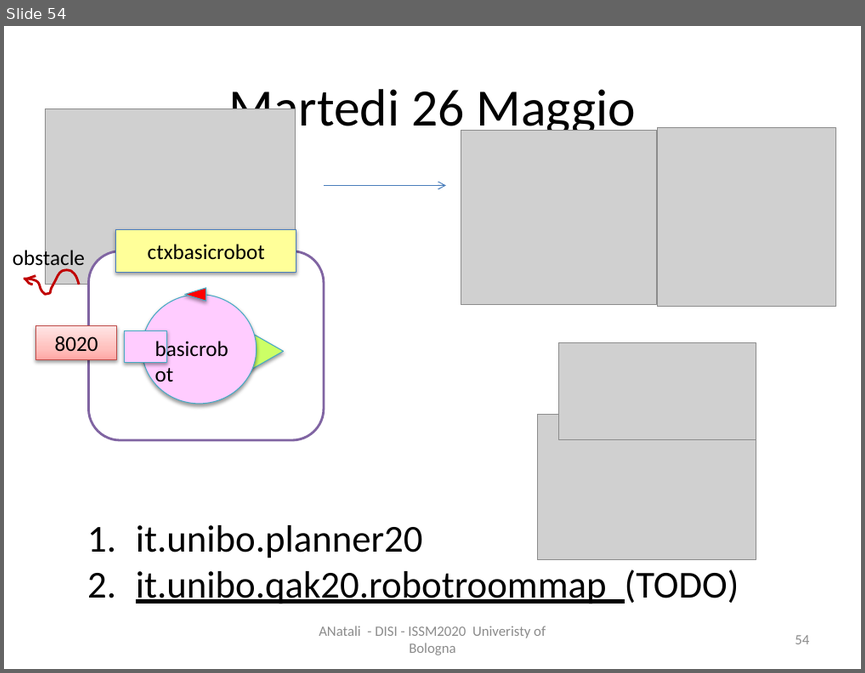
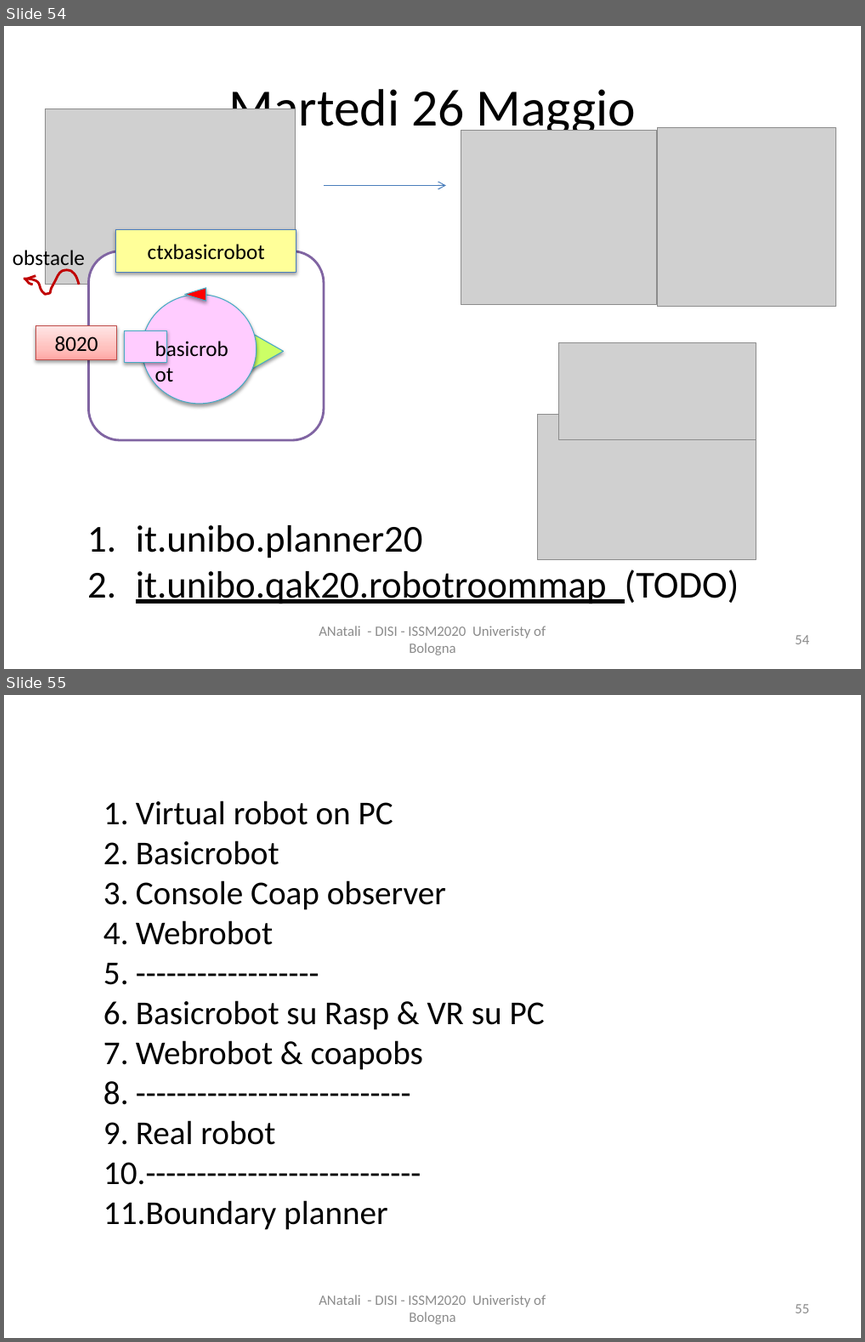
Before and after one commit to anatali/iss2020LabBo, a slide deck: it.unibo.issLabStart/userDocs/ISSM2020Figs.pptx. Shown one above the other, each under a label of ours: slide 54 before the commit, slides 54 and 55 after it. The pictures are 865x673 and 865x1342 pixels, drawn with LibreOffice and Linux fonts; fonts in the diff are those of the drawing; grey boxes stand for pictures. Boxes give left, top, right and bottom in pixels: in the first picture for what was removed or moved away, otherwise in the second. Text is boxed around its words. In the diff, an @@ line names an element or a change of style, - is before the commit and + after.

Commit message:
robot rasp web

```diff
--- a/it.unibo.issLabStart/userDocs/ISSM2020Figs.pptx
+++ b/it.unibo.issLabStart/userDocs/ISSM2020Figs.pptx
@@ slide 55 added at bbox=[4, 695, 861, 1338], background #FFFFFF @@
@@ text added at bbox=[103, 800, 545, 1230], 28 pt, text #000000 @@
+1. Virtual robot on PC
+2. Basicrobot
+3. Console Coap observer
+4. Webrobot
+5. ------------------
+6. Basicrobot su Rasp & VR su PC
+7. Webrobot & coapobs
+8. ---------------------------
+9. Real robot
+10. ---------------------------
+11. Boundary planner
@@ text added at bbox=[318, 1294, 545, 1324], 12 pt, text #8C8C8C @@
+ANatali - DISI - ISSM2020 Univeristy of Bologna
@@ page number added at bbox=[794, 1304, 809, 1313], 12 pt, text #8C8C8C @@
+55
```
